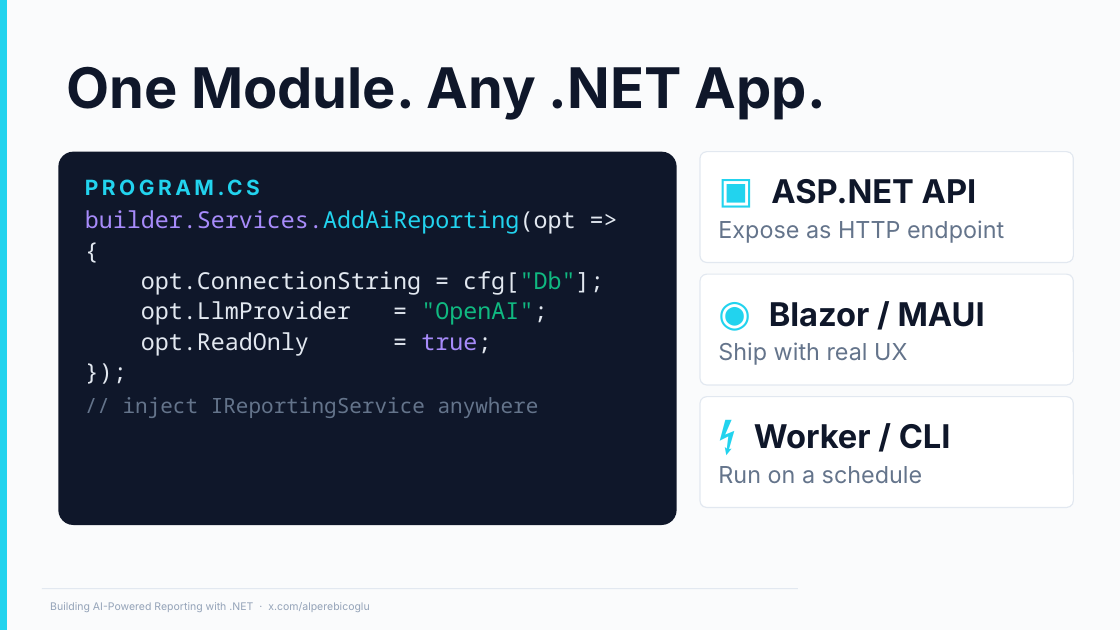
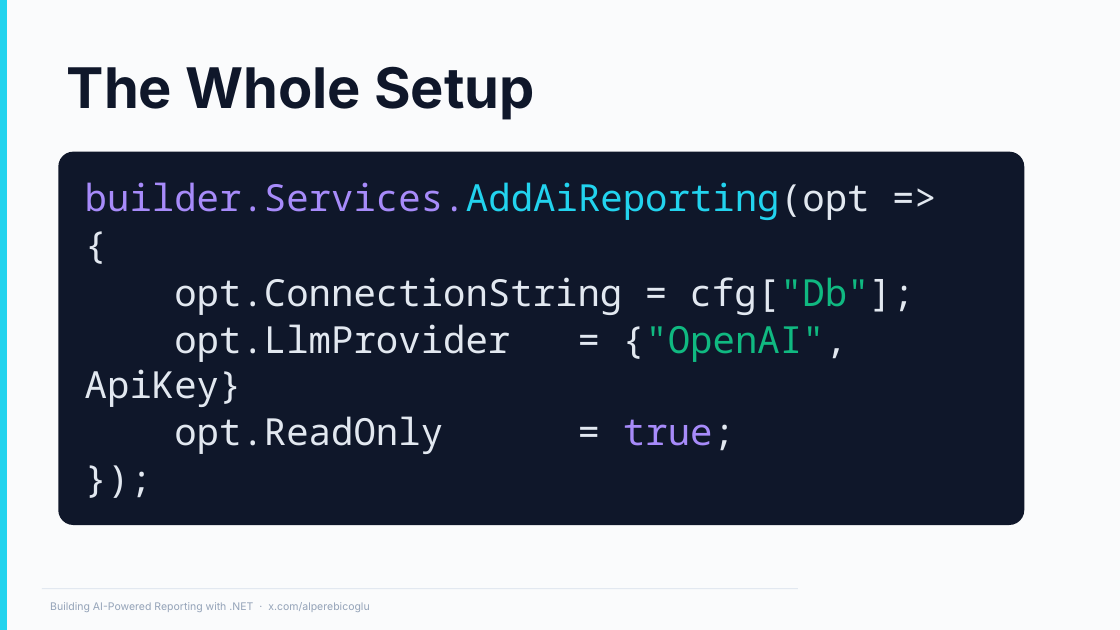
Before and after one commit to ebicoglu/chat-with-your-data-conference, a slide deck: slide 13 of Presentation.pptx. Drawn at 1120x630 pixels with LibreOffice and Linux fonts; fonts in the diff are those of the drawing; background and template pictures are left out. Boxes give left, top, right and bottom in pixels: in the first picture for what was removed or moved away, otherwise in the second. Text is boxed around its words. In the diff, an @@ line names an element or a change of style, - is before the commit and + after.

```diff
--- a/Presentation.pptx
+++ b/Presentation.pptx
@@ title at (x1=67, y1=66, x2=535, y2=120): text changed @@
-One Module. Any .NET App.
+The Whole Setup
@@ text in rounded rectangle at (x1=58, y1=152, x2=1024, y2=525): paragraph removed @@
-PROGRAM.CS
@@ rounded rectangle "builder.Services.AddAiReporting(opt =>" resized from (x1=58, y1=152, x2=676, y2=525) to (x1=58, y1=152, x2=1024, y2=525) @@
@@ rounded rectangle removed at (x1=700, y1=152, x2=1073, y2=263) @@
-▣ ASP.NET API
-Expose as HTTP endpoint
@@ text in rounded rectangle at (x1=85, y1=182, x2=915, y2=454): size 20 to 32 pt in "builder.Services.AddAiReporting(opt =>", "{", "opt.ConnectionString = cfg["Db"];", "opt.ReadOnly = true;" and 1 more places @@
@@ rounded rectangle removed at (x1=700, y1=274, x2=1073, y2=385) @@
-◉ Blazor / MAUI
-Ship with real UX
@@ text in rounded rectangle at (x1=85, y1=324, x2=847, y2=407): text changed; size 20 to 32 pt @@
-opt.LlmProvider = "OpenAI";
+opt.LlmProvider = {"OpenAI", ApiKey}
@@ text in rounded rectangle at (x1=123, y1=397, x2=539, y2=418): paragraph removed @@
-// inject IReportingService anywhere
@@ rounded rectangle removed at (x1=700, y1=397, x2=1073, y2=507) @@
-⚡ Worker / CLI
-Run on a schedule
```
Also in this commit, not shown: 12 other slides changed.
